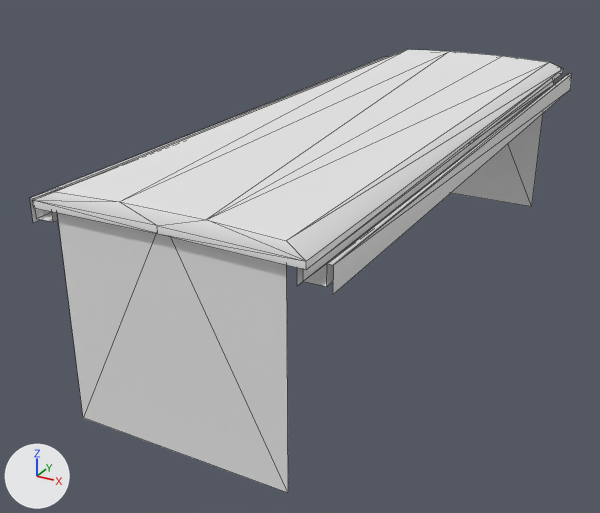
Renders of the OBJ model Assets/Models/Roofs/Small_roof.obj from each side of a commit.
Rendered twice from a 50 mm lens placed at (9.32, -30.24, 5.37), pointed at (-1.25, -11.04, -4.23). Every picture has the same lights, and +X, +Y and +Z are marked at lower left. Mesh edges are drawn as thin lines. Where no turn or scale is listed for an object, it has been applied to the vertices. Vertices at the same position are counted once.

The first picture shows 'Small_roof'.
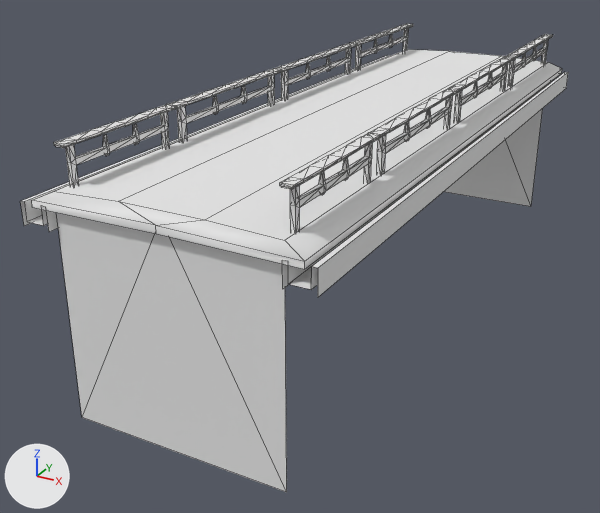
Boxes (x1, y1, x2, y2) around the edits, measured in the pictures (600 x 513 px):
'Small_roof', reshaped: before (30, 50, 572, 493); after (21, 24, 568, 492)
part 1 of me_small_roof, rebuilt: before (297, 74, 572, 294); after (282, 72, 568, 297)
part 2 of me_small_roof, rebuilt: before (30, 56, 389, 229); after (21, 55, 389, 232)
part 3 of me_small_roof, built on: before (55, 50, 449, 202); after (54, 24, 448, 201)
part 4 of me_small_roof, added: after (280, 34, 553, 232)

The change, as a diff of the scene's bpy script:
```diff
--- a/Assets/Models/Roofs/Small_roof.obj.py
+++ b/Assets/Models/Roofs/Small_roof.obj.py
@@ mat_pcube92sg @@
+mat_pcube92sg = principled_material('pCube92SG')
+mat_pcube92sg.base_color = (0.8, 0.8, 0.8)  # white #e7e7e7
+mat_pcube92sg.roughness = 1.0
@@ me_small_roof @@
 # used by ob_small_roof; location = (0.0, 0.0, 0.0)
-me_small_roof.from_pydata(...)  # 62 vertices, 78 faces; spans x -3.4..3.6, y -18.9..0.2, z -5.6..-0.1
+me_small_roof.from_pydata(...)  # 990 vertices, 1402 faces; spans x -3.4..3.4, y -18.9..0.2, z -5.6..0.8
+# me_small_roof part 1: the loose piece of 16 vertices spanning x 2.9..3.6, y -18.7..-0.3, z -1.0..-0.4 is rebuilt with 16 vertices and now spans x 2.7..3.4, y -18.9..0.0, z -1.0..-0.4
+# me_small_roof part 2: the loose piece of 16 vertices spanning x -3.4..-2.7, y -18.7..-0.3, z -1.0..-0.4 is rebuilt with 16 vertices and now spans x -3.4..-2.8, y -18.9..0.0, z -1.0..-0.4
+# me_small_roof part 3: 1 vertex removed from x -2.6, y 0.0, z -0.1; 465 vertices added at x -2.7..-2.4, y -18.5..0.0, z -0.2..0.8
+# me_small_roof part 4: 464 vertices added at x 2.5..2.7, y -18.5..-0.1, z -0.2..0.8
 me_small_roof.materials.append(mat_posg)
+me_small_roof.materials.append(mat_pcube92sg)  # white #e7e7e7
```
